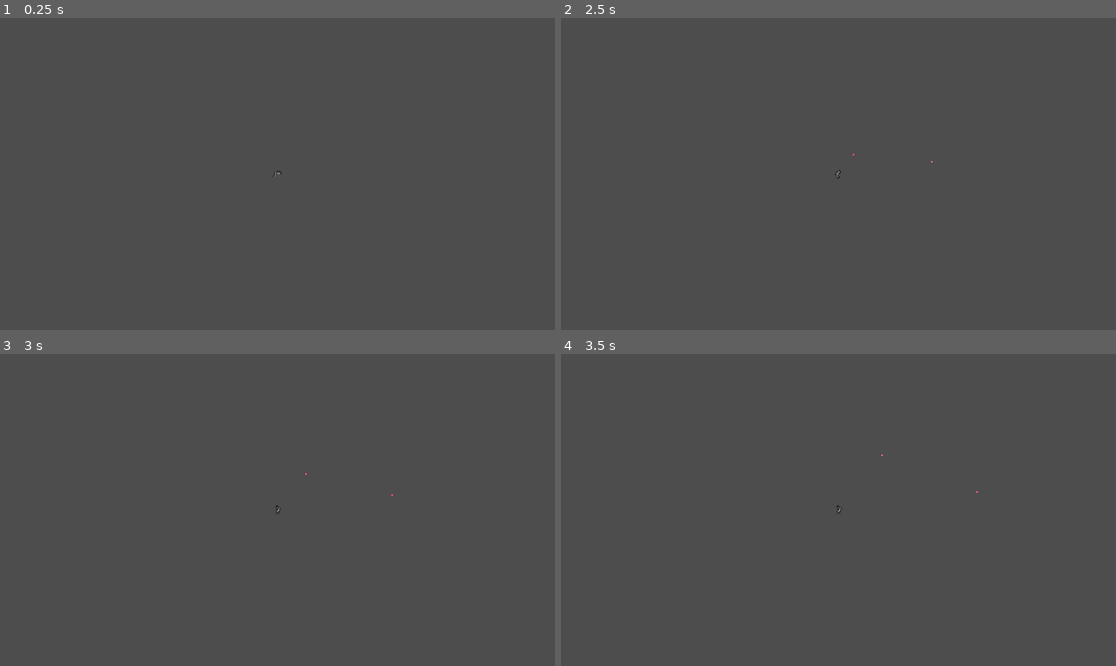
Above: before the commit, frames 1-4 (two rows, left to right).
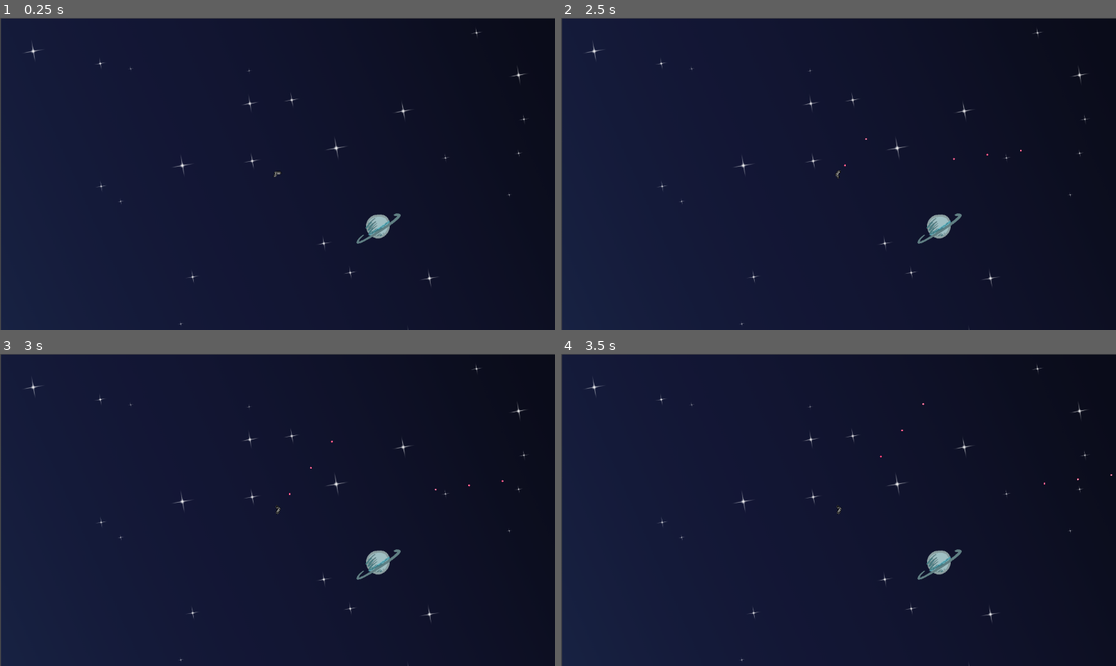
Above: after the commit, the same moments.

Repository: KenanMillet/object-in-motion
Game: Godot game, scene res://Level.tscn
Two runs of this game, one before a commit and one after it. Both use one fixed random seed, a clock stepped at 60 frames per second and the inputs below. The project has no main scene, so this scene is started directly.
Inputs (mouse positions are in pixels of both pictures, inside the frame that each line leads up to):
- Up to frame 1 (0.25 s): no input
- Up to frame 2 (2.5 s): tap Enter at 0.5, 2 s; move the mouse to (960, 158) at 0.52 s; press the mouse at (960, 158) at 0.53 s; tap Space at 1.25 s; move the mouse to (727, 189) at 1.27 s; release the mouse at (727, 189) at 1.28 s; right-click (727, 189) at 1.35 s; move the mouse to (894, 105) at 2.02 s; press the mouse at (894, 105) at 2.03 s
- Up to frame 3 (3 s): tap Space at 2.75 s; move the mouse to (249, 572) at 2.77 s; release the mouse at (249, 572) at 2.78 s; right-click (249, 572) at 2.85 s
- Up to frame 4 (3.5 s): no input

The runs differ from the first frame. In frame 1, 100% of the frame differs, in the area x 0-100%, y 0-100%; in frame 2, 100%; in frame 3, 100%; in frame 4, 100%.

Commit message:
Using background
Also updated pistol params

Diff:
--- a/Background_1.tscn
+++ b/Background_1.tscn
@@ -2,12 +2,10 @@
 
 [ext_resource type="Texture2D" uid="uid://fyqhna2pclow" path="res://art/background_1.png" id="1_vv57e"]
 
-[node name="Node2D" type="Node2D"]
+[node name="Background_1" type="Node2D"]
 
-[node name="CanvasLayer" type="CanvasLayer" parent="."]
+[node name="ParallaxBackground" type="ParallaxBackground" parent="."]
 
-[node name="ParallaxBackground" type="ParallaxBackground" parent="CanvasLayer"]
-
-[node name="Background_1" type="Sprite2D" parent="CanvasLayer"]
+[node name="Background_1" type="Sprite2D" parent="."]
 position = Vector2(962, 541)
 texture = ExtResource("1_vv57e")
--- a/Level.tscn
+++ b/Level.tscn
@@ -1,9 +1,12 @@
-[gd_scene load_steps=3 format=3 uid="uid://cbn4yp7nnbr40"]
+[gd_scene load_steps=4 format=3 uid="uid://cbn4yp7nnbr40"]
 
 [ext_resource type="Script" path="res://InstanceManager.gd" id="1_fo1qu"]
 [ext_resource type="PackedScene" uid="uid://eli52larnpyd" path="res://Player.tscn" id="2_48rs6"]
+[ext_resource type="PackedScene" uid="uid://b07rv0ofpm43a" path="res://Background_1.tscn" id="3_2nl6q"]
 
 [node name="Level" type="Node2D"]
+
+[node name="Background_1" parent="." instance=ExtResource("3_2nl6q")]
 
 [node name="InstanceManager" type="Node" parent="."]
 script = ExtResource("1_fo1qu")
--- a/Pistol.tscn
+++ b/Pistol.tscn
@@ -20,8 +20,9 @@
 [node name="Pistol" type="RigidBody2D"]
 gravity_scale = 0.0
 script = ExtResource("1_trfsu")
+rpm = 180
 bullet = ExtResource("2_i0v3o")
-magSize = 0
+bulletSpeed = 200
 metadata/_edit_group_ = true
 
 [node name="AnimatedSprite2D" type="AnimatedSprite2D" parent="."]
Not shown, changed: .gitignore
